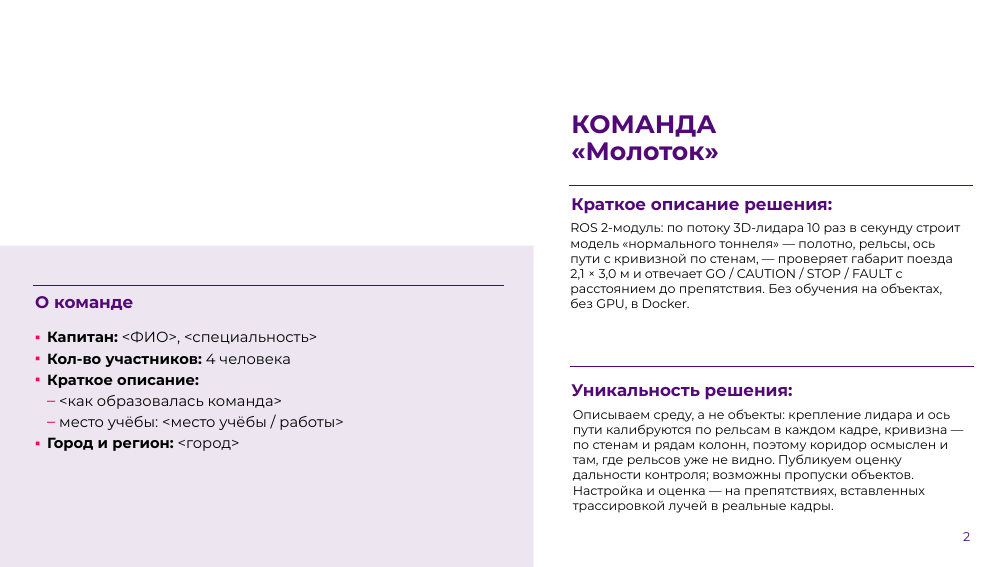
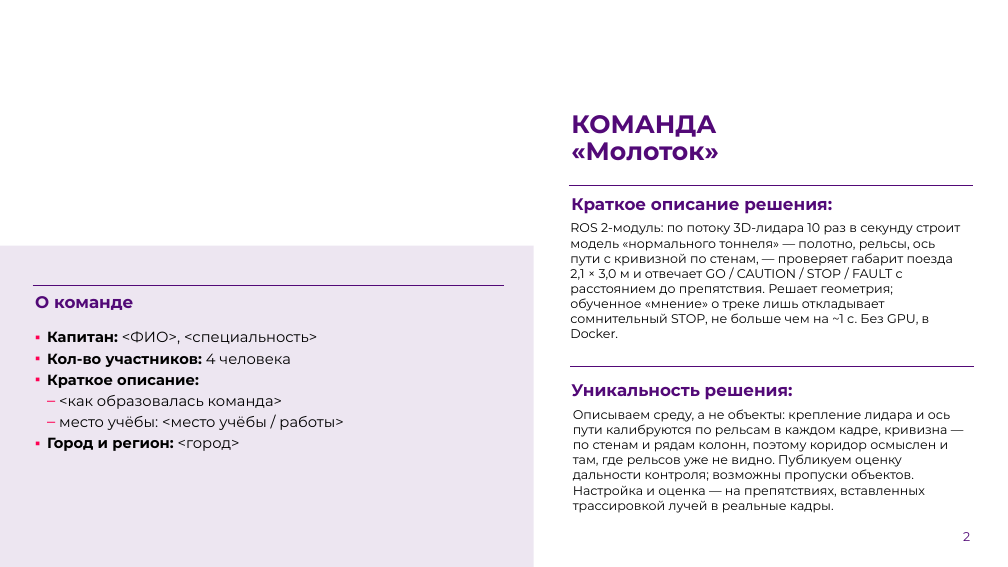
Before and after one commit to pmixay/ReSense, a slide deck: slide 2 of docs/presentation/ReSense_LCT2026.pptx. Drawn at 1008x567 pixels with LibreOffice and Linux fonts; fonts in the diff are those of the drawing; background and template pictures are left out. Boxes give left, top, right and bottom in pixels: in the first picture for what was removed or moved away, otherwise in the second. Text is boxed around its words. In the diff, an @@ line names an element or a change of style, - is before the commit and + after.

```diff
--- a/docs/presentation/ReSense_LCT2026.pptx
+++ b/docs/presentation/ReSense_LCT2026.pptx
@@ text at bbox=[570, 223, 960, 338]: text changed @@
-ROS 2-модуль: по потоку 3D-лидара 10 раз в секунду строит модель «нормального тоннеля» — полотно, рельсы, ось пути с кривизной по стенам, — проверяет габарит поезда 2,1 × 3,0 м и отвечает GO / CAUTION / STOP / FAULT с расстоянием до препятствия. Без обучения на объектах, без GPU, в Docker.
+ROS 2-модуль: по потоку 3D-лидара 10 раз в секунду строит модель «нормального тоннеля» — полотно, рельсы, ось пути с кривизной по стенам, — проверяет габарит поезда 2,1 × 3,0 м и отвечает GO / CAUTION / STOP / FAULT с расстоянием до препятствия. Решает геометрия; обученное «мнение» о треке лишь откладывает сомнительный STOP, не больше чем на ~1 с. Без GPU, в Docker.
```
Also in this commit, not shown: 8 other slides changed, 17 other files.
